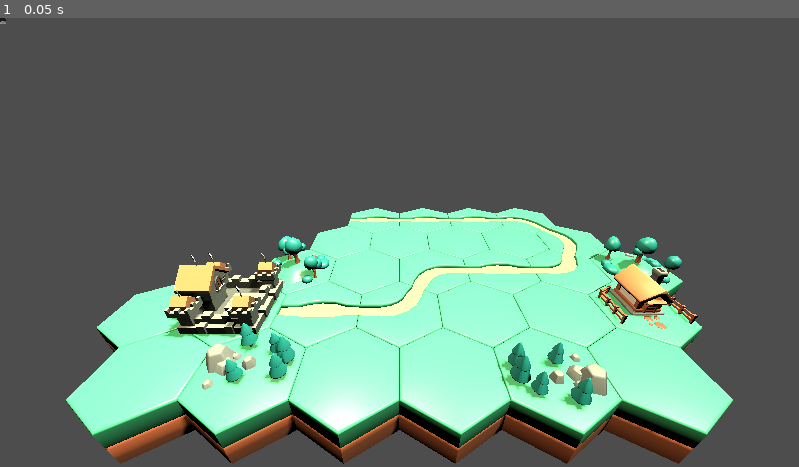
Above: before the commit, frame 1.
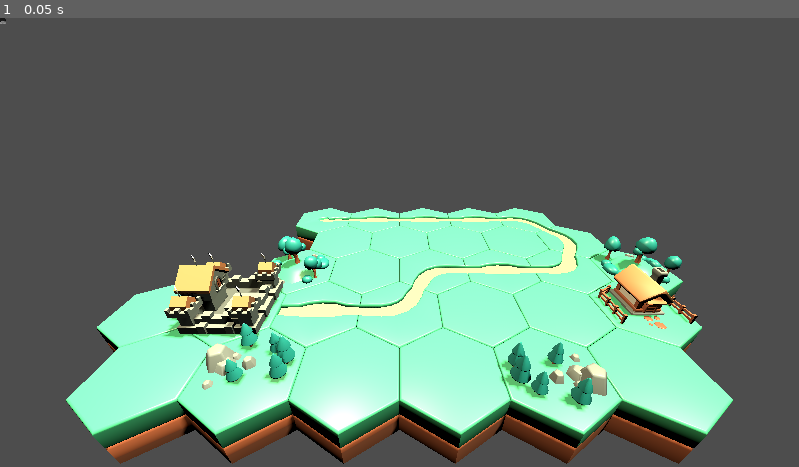
Above: after the commit, the same moment.

Repository: DoctorLego2003/BestGameJam2023
Game: Godot game, scene res://scenes/other scenes/main.tscn
Two runs of this game, one before a commit and one after it. Both use one fixed random seed, a clock stepped at 60 frames per second and the inputs below.
Inputs:
- Up to frame 1 (0.05 s): no input

The runs differ from the first frame. In frame 1, 0.3% of the frame differs, in the area x 37-45%, y 42-52%.

Commit message:
added path

Diff:
--- a/BestGameJam/scenes/other scenes/main.tscn
+++ b/BestGameJam/scenes/other scenes/main.tscn
@@ -7,6 +7,8 @@
 [ext_resource type="PackedScene" uid="uid://b6j2a7fdoyv6b" path="res://scenes/tiles/roadStraightTile.tscn" id="5_5knf4"]
 [ext_resource type="PackedScene" uid="uid://bfce68ywdxylc" path="res://scenes/tiles/roadCurve60Tile.tscn" id="6_w1agn"]
 [ext_resource type="PackedScene" uid="uid://bljdur3g47tc4" path="res://scenes/tiles/houseTile.tscn" id="7_cc6dc"]
+[ext_resource type="PackedScene" uid="uid://cofpkpus0dykk" path="res://scenes/tiles/roadEndTile.tscn" id="8_nxxtm"]
+[ext_resource type="PackedScene" uid="uid://cpr6fk6i5dqh" path="res://scenes/other scenes/path.tscn" id="9_x2yvr"]
 
 [node name="main" type="Node3D"]
 
@@ -109,3 +111,8 @@
 
 [node name="houseTile" parent="gameboard" instance=ExtResource("7_cc6dc")]
 transform = Transform3D(1, 0, 0, 0, 1, 0, 0, 0, 1, 10, 0, 0)
+
+[node name="roadEndTile" parent="gameboard" instance=ExtResource("8_nxxtm")]
+transform = Transform3D(1, 0, 0, 0, 1, 0, 0, 0, 1, 1, 0, -5.196)
+
+[node name="Path3D" parent="." instance=ExtResource("9_x2yvr")]
--- /dev/null
+++ b/BestGameJam/scenes/other scenes/path.tscn
@@ -0,0 +1,15 @@
+[gd_scene load_steps=2 format=3 uid="uid://cpr6fk6i5dqh"]
+
+[sub_resource type="Curve3D" id="Curve3D_6nscq"]
+_data = {
+"points": PackedVector3Array(0, 0, 0, 0, 0, 0, 0, 0, 0, 0, 0, 0, 0, 0, 0, 4, 0, 0, 0, 0, 0, 0, 0, 0, 5, 0, -1.732, 0, 0, 0, 0, 0, 0, 9, 0, -1.732, 0, 0, 0, 0, 0, 0, 10, 0, -3.464, 0, 0, 0, 0, 0, 0, 9, 0, -5.196, 0, 0, 0, 0, 0, 0, 1, 0, -5.196),
+"tilts": PackedFloat32Array(0, 0, 0, 0, 0, 0, 0)
+}
+point_count = 7
+
+[node name="Path3D" type="Path3D"]
+transform = Transform3D(1, 0, 0, 0, 1, 0, 0, 0, 1, 0, 1, 0)
+curve = SubResource("Curve3D_6nscq")
+
+[node name="PathFollow3D" type="PathFollow3D" parent="."]
+transform = Transform3D(-4.37114e-08, 0, -1, 0, 1, 0, 1, 0, -4.37114e-08, 0, 0, 0)
--- /dev/null
+++ b/BestGameJam/scenes/tiles/roadEndTile.tscn
@@ -0,0 +1,7 @@
+[gd_scene load_steps=2 format=3 uid="uid://cofpkpus0dykk"]
+
+[ext_resource type="PackedScene" uid="uid://bvcgha1ny7uwt" path="res://models/roadTiles/hex_forest_roadA_detail.gltf.glb" id="1_cnh7j"]
+
+[node name="roadEndTile" type="Node3D"]
+
+[node name="roadEndTileModel" parent="." instance=ExtResource("1_cnh7j")]
Not shown: 1 places in BestGameJam/scenes/other scenes/main.tscn that only renumber resources
